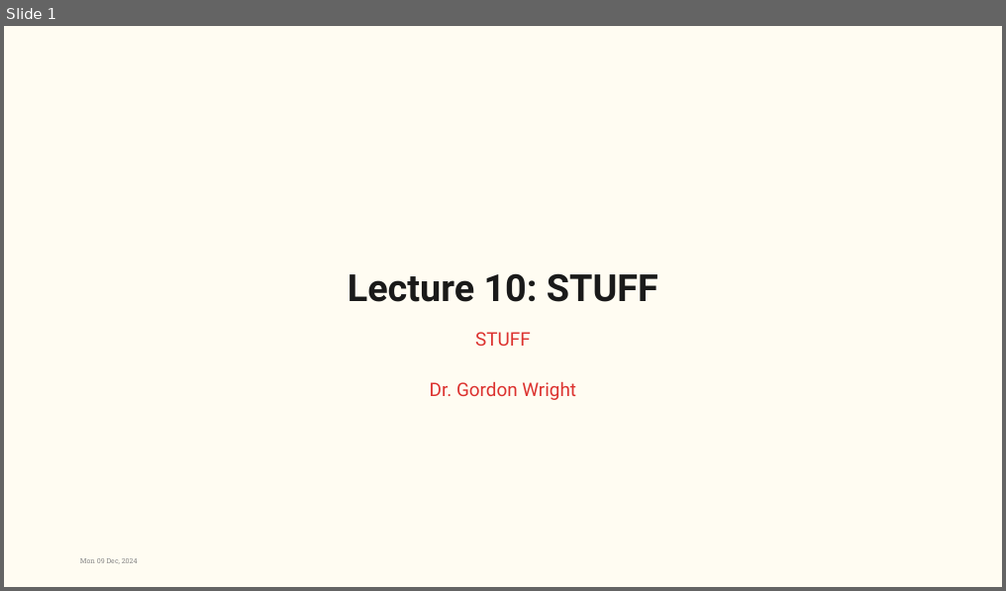
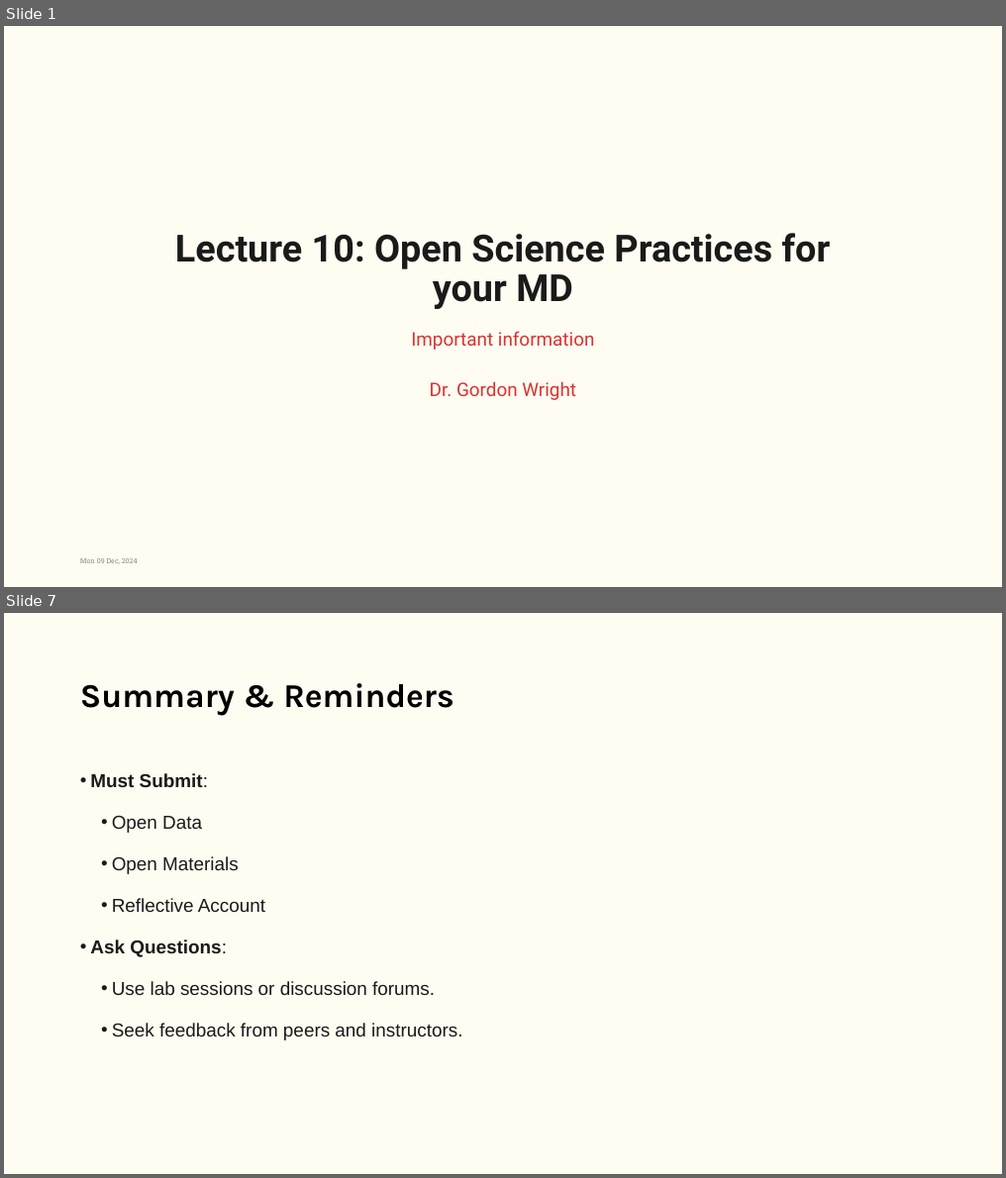
Before and after one commit to LittleMonkeyLab/PS52007Dslides, a slide deck: week10/lecture.pptx. Shown one above the other, each under a label of ours: slide 1 before the commit, slides 1 and 7 after it; the slides between them are not shown. The pictures are 1006x591 and 1006x1178 pixels, drawn with LibreOffice and Linux fonts; fonts in the diff are those of the drawing; background and template pictures are left out. Boxes give left, top, right and bottom in pixels: in the first picture for what was removed or moved away, otherwise in the second. Text is boxed around its words. In the diff, an @@ line names an element or a change of style, - is before the commit and + after.

```diff
--- a/week10/lecture.pptx
+++ b/week10/lecture.pptx
@@ slide 7 added at (4, 613, 1002, 1174), background #FFFCF2 @@
@@ title added at (80, 683, 454, 716), 32 pt, text #000000, bold @@
+Summary & Reminders
@@ text added at (90, 773, 462, 1041), 18 pt, text #1A1A1A @@
+• Must Submit:
+  • Open Data
+  • Open Materials
+  • Reflective Account
+• Ask Questions:
+  • Use lab sessions or discussion forums.
+  • Seek feedback from peers and instructors.
@@ slide 1 changed as well @@
@@ title at (175, 233, 831, 309): text changed @@
-Lecture 10: STUFF
+Lecture 10: Open Science Practices for your MD
@@ subtitle at (411, 331, 595, 400): text changed @@
-STUFF
-Dr. Gordon Wright
+Important information
+Dr. Gordon Wright
```
Also in this commit, not shown: 6 other slides added, 20 slides removed, 45 other files.
